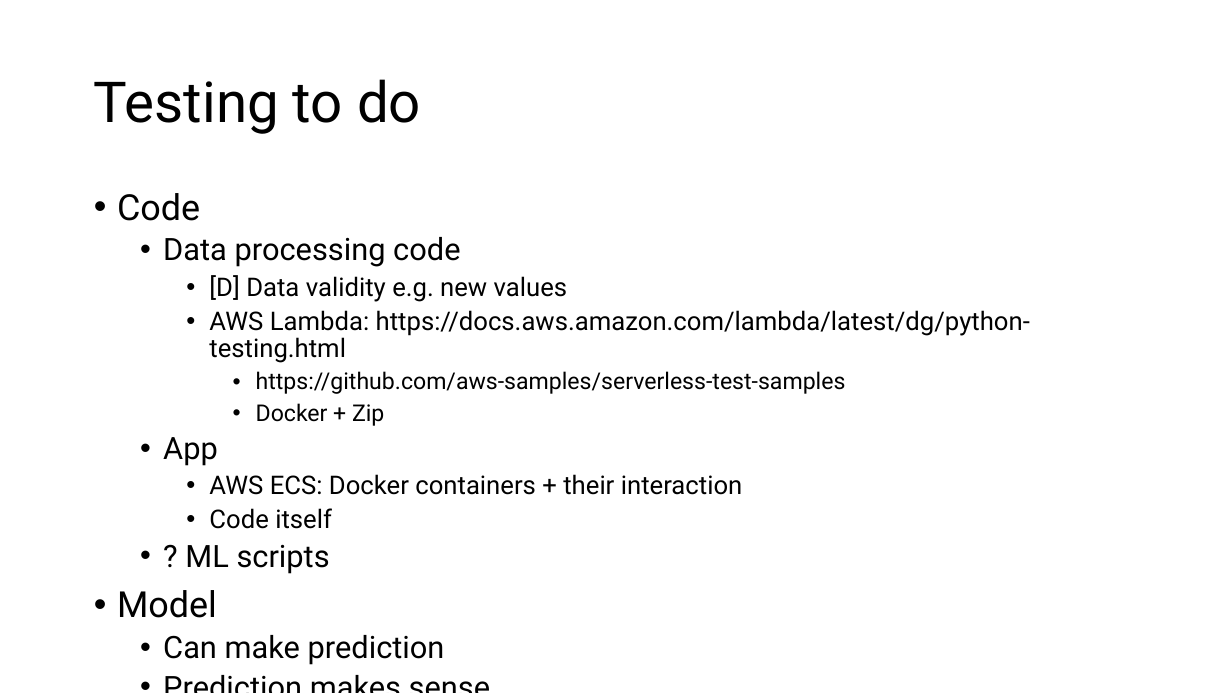
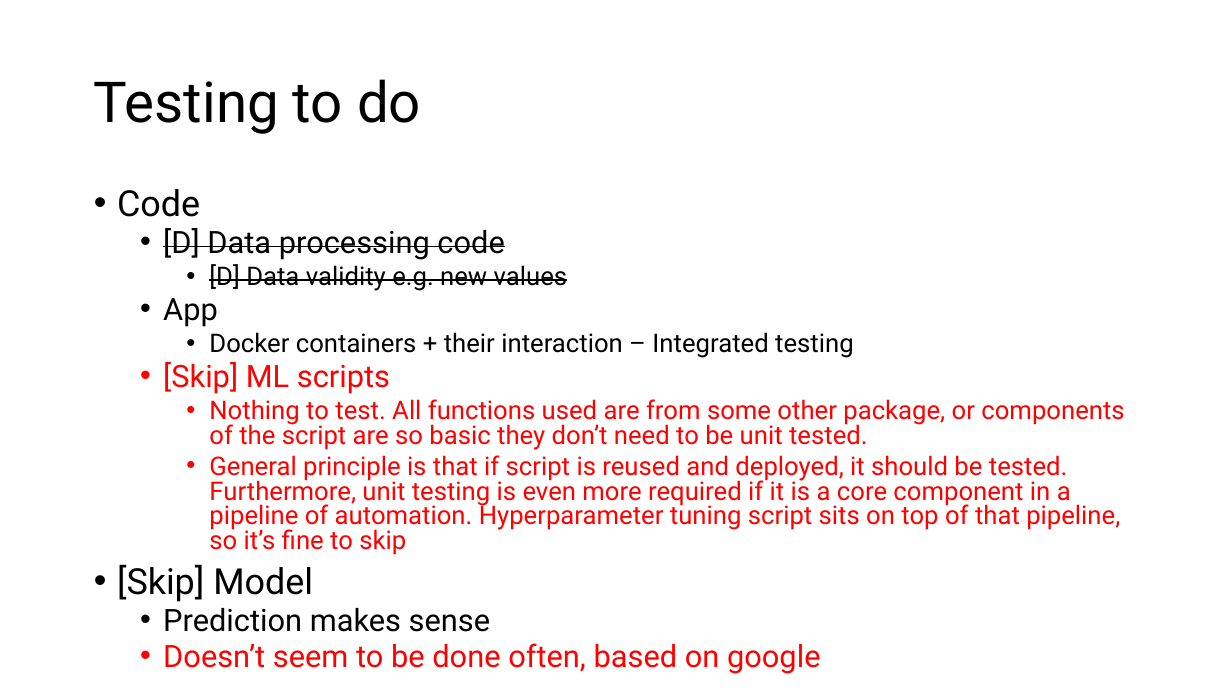
Before and after one commit to ziyu-toh/hdb-resale-prediction, a slide deck: slide 7 of docs/Architecture Overview.pptx. Drawn at 1232x693 pixels with LibreOffice and Linux fonts; fonts in the diff are those of the drawing. Boxes give left, top, right and bottom in pixels: in the first picture for what was removed or moved away, otherwise in the second. Text is boxed around its words. In the diff, an @@ line names an element or a change of style, - is before the commit and + after.

```diff
--- a/docs/Architecture Overview.pptx
+++ b/docs/Architecture Overview.pptx
@@ text at [117,189,568,632]: strikethrough on in "[D] Data validity e.g. new values"; line spacing 0.9 to 0.8 @@
@@ text at [163,228,504,260]: text changed @@
-  • Data processing code
+  • [D] Data processing code
@@ text at [209,310,1030,426]: paragraphs removed @@
-    • AWS Lambda: https://docs.aws.amazon.com/lambda/latest/dg/python-testing.html
-      • https://github.com/aws-samples/serverless-test-samples
-      • Docker + Zip
@@ text at [117,332,1124,602]: text changed; text colour #000000 to #FF0000 @@
-    • AWS ECS: Docker containers + their interaction
-    • Code itself
-  • ? ML scripts
-• Model
-  • Can make prediction
+    • Docker containers + their interaction – Integrated testing
+  • [Skip] ML scripts
+    • Nothing to test. All functions used are from some other package, or components of the script are so basic they don’t need to be unit tested.
+    • General principle is that if script is reused and deployed, it should be tested. Furthermore, unit testing is even more required if it is a core component in a pipeline of automation. Hyperparameter tuning script sits on top of that pipeline, so it’s fine to skip
+• [Skip] Model
@@ text at [163,643,821,674]: paragraph added @@
+  • Doesn’t seem to be done often, based on google
```
Also in this commit, not shown: 3 other slides changed, 1 slide removed, 3 other files.
